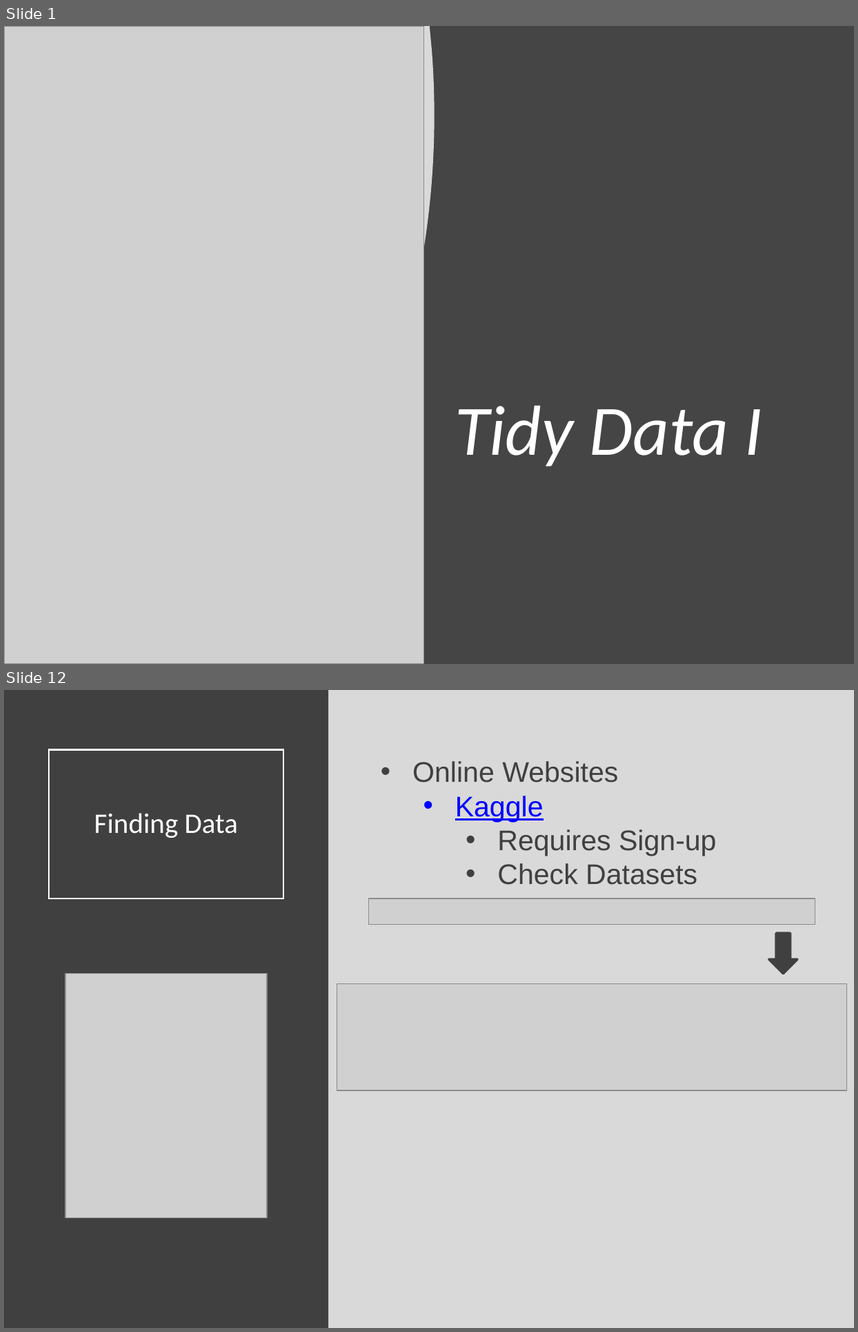
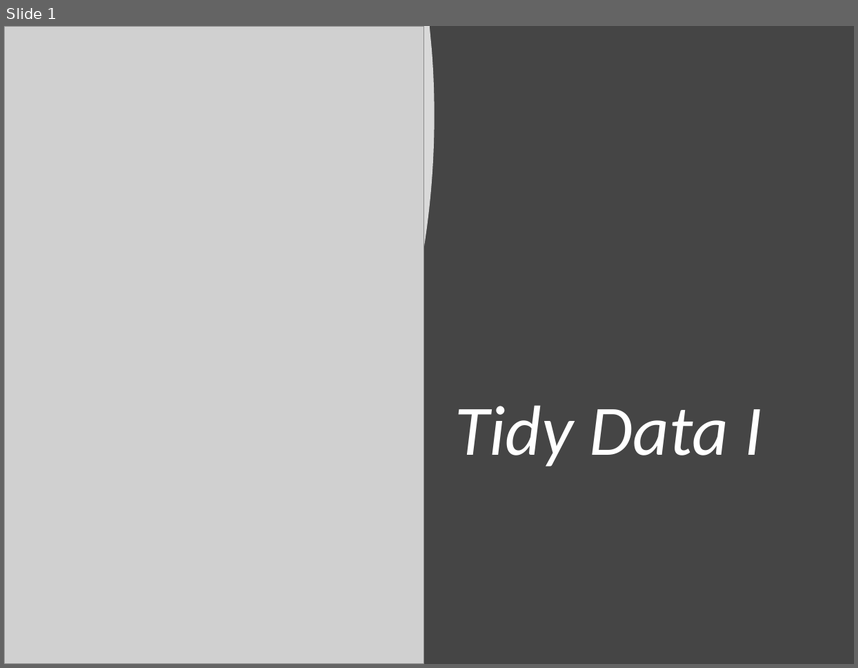
Before and after one commit to Yixf-Self/STOR320_WEBSITE, a slide deck: Lecture/Lecture 12/Lecture 12.pptx. Shown one above the other, each under a label of ours: slides 1 and 12 before the commit, slide 1 after it; the slides between them are not shown. The pictures are 858x1332 and 858x668 pixels, drawn with LibreOffice and Linux fonts; fonts in the diff are those of the drawing; grey boxes stand for pictures. Boxes give left, top, right and bottom in pixels: in the first picture for what was removed or moved away, otherwise in the second. Text is boxed around its words. In the diff, an @@ line names an element or a change of style, - is before the commit and + after.

```diff
--- a/Lecture/Lecture 12/Lecture 12.pptx
+++ b/Lecture/Lecture 12/Lecture 12.pptx
@@ slide 12 removed at (4, 690, 854, 1328), background #D9D9D9 @@
@@ rectangle removed at (4, 690, 329, 1328) @@
@@ title removed at (49, 749, 283, 898) @@
-Finding Data
@@ text removed at (412, 761, 716, 885) @@
-• Online Websites
-  • Kaggle
-    • Requires Sign-up
-    • Check Datasets
@@ picture removed at (369, 898, 815, 925) @@
@@ down arrow removed at (769, 933, 797, 973) @@
@@ picture removed at (65, 973, 267, 1217) @@
@@ picture removed at (337, 983, 847, 1090) @@
```
Also in this commit, not shown: 2 slides added, 22 other slides removed.
